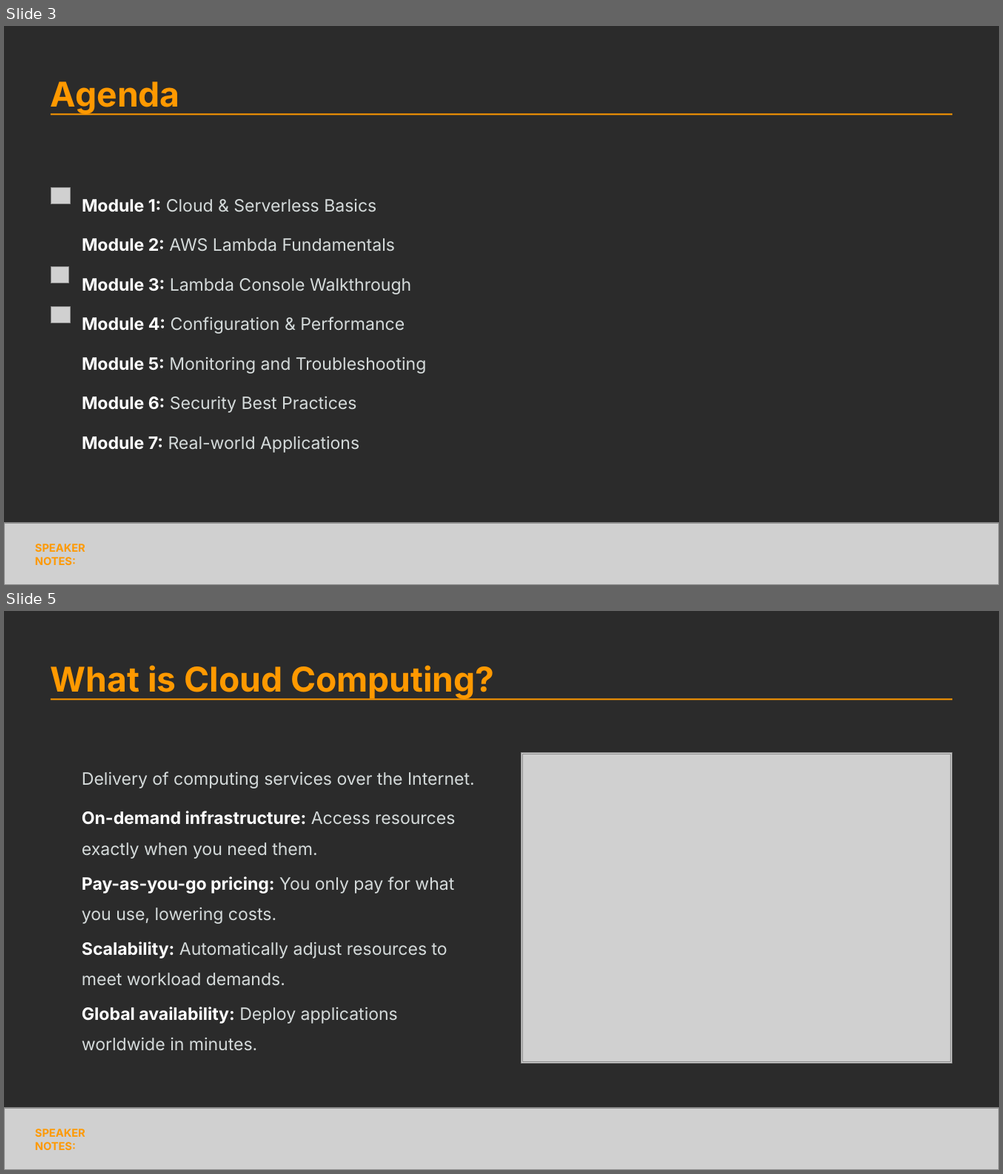
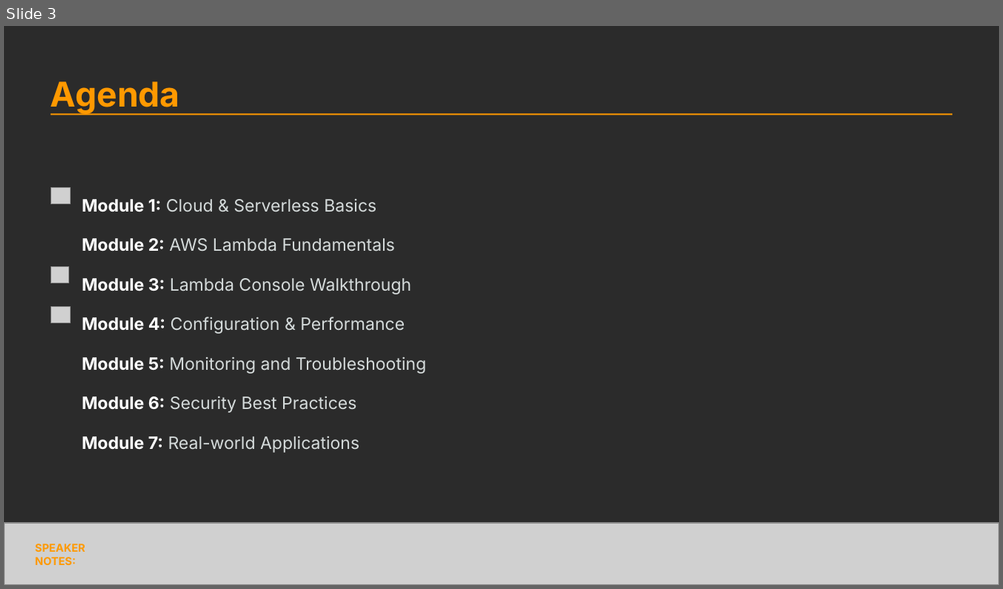
Before and after one commit to vigneshadlagatta1/Devops-Tasks, a slide deck: PPT/AWS Lambda & Serverless Computing/AWS Lambda & Serverless Computing.pptx. Shown one above the other, each under a label of ours: slides 3 and 5 before the commit, slide 3 after it; the slides between them are not shown. The pictures are 1003x1174 and 1003x589 pixels, drawn with LibreOffice and Linux fonts; fonts in the diff are those of the drawing; grey boxes stand for pictures; background and template pictures are left out; a plain dark background stands for a picture behind light text. Boxes give left, top, right and bottom in pixels: in the first picture for what was removed or moved away, otherwise in the second. Text is boxed around its words. In the diff, an @@ line names an element or a change of style, - is before the commit and + after.

```diff
--- a/PPT/AWS Lambda & Serverless Computing/AWS Lambda & Serverless Computing.pptx
+++ b/PPT/AWS Lambda & Serverless Computing/AWS Lambda & Serverless Computing.pptx
@@ slide 5 removed at <box>4,611,999,1170</box>, background picture (left out) @@
@@ text removed at <box>51,665,494,699</box> @@
-What is Cloud Computing?
@@ rectangle removed at <box>51,698,951,700</box> @@
@@ picture removed at <box>521,753,952,1064</box> @@
@@ picture removed at <box>523,755,950,1062</box> @@
@@ text removed at <box>82,772,475,789</box> @@
-Delivery of computing services over the Internet.
@@ text removed at <box>82,811,455,859</box> @@
-On-demand infrastructure: Access resources exactly when you need them.
@@ text removed at <box>82,877,454,924</box> @@
-Pay-as-you-go pricing: You only pay for what you use, lowering costs.
@@ text removed at <box>82,942,447,986</box> @@
-Scalability: Automatically adjust resources to meet workload demands.
@@ text removed at <box>82,1007,398,1051</box> @@
-Global availability: Deploy applications worldwide in minutes.
@@ picture removed at <box>4,1109,999,1170</box> @@
@@ text removed at <box>35,1129,85,1150</box> @@
-SPEAKER NOTES:
```
Also in this commit, not shown: 3 slides added, 2 other files.
